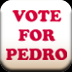
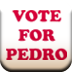
Layers edited between the first and the second (72, 72) image:
hid "Layer 1" over [0, 0, 72, 72]
